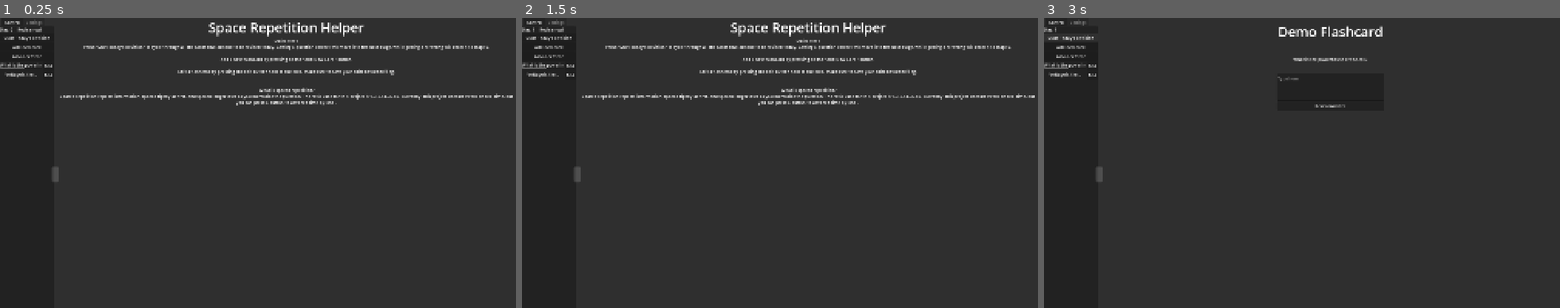
Above: before the commit, frames 1-3 (left to right).
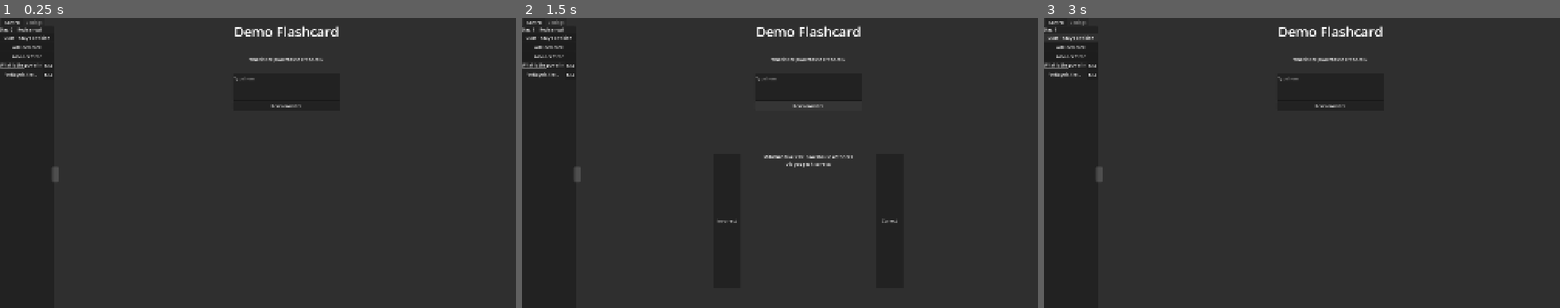
Above: after the commit, the same moments.

Repository: viywolf/Spaced-Repetition-Helper
Game: Godot game, scene res://scenes/main_screen.tscn
Two runs of this game, one before a commit and one after it. Both use one fixed random seed, a clock stepped at 60 frames per second and the inputs below.
Inputs (mouse positions are in pixels of both pictures, inside the frame that each line leads up to):
- Up to frame 1 (0.25 s): no input
- Up to frame 2 (1.5 s): click "Advance Time" at 0.5 s; click (810, 105) at 1.25 s, where only the run after the commit has a clickable "Reveal Answer"
- Up to frame 3 (3 s): click (1250, 221) at 2 s, where only the run after the commit has a clickable "Incorrect"; click "Start Today's Revision" at 2.75 s

The runs differ from the first frame. In frame 1, 3.2% of the frame differs, in the area x 11-100%, y 1-31%; in frame 2, 3.5%, in the area x 11-100%, y 1-71%; in frame 3, nothing differs.

Commit message:
Minor afjustments

Diff:
--- a/scenes/main_screen.tscn
+++ b/scenes/main_screen.tscn
@@ -77,9 +77,7 @@
 text = "Revision stats"
 
 [node name="FlashcardManager" type="VBoxContainer" parent="MainSection" unique_id=1561580294]
-visible = false
-layout_mode = 2
-size_flags_horizontal = 3
+layout_mode = 2
 script = ExtResource("1_7fvvs")
 
 [node name="TitleText" type="RichTextLabel" parent="MainSection/FlashcardManager" unique_id=1162614359]
@@ -117,7 +115,6 @@
 
 [node name="SubmitButton" type="HBoxContainer" parent="MainSection/FlashcardManager" unique_id=219678823]
 layout_mode = 2
-size_flags_horizontal = 3
 
 [node name="Spacer" type="Control" parent="MainSection/FlashcardManager/SubmitButton" unique_id=182325722]
 layout_mode = 2
@@ -149,11 +146,26 @@
 layout_mode = 2
 text = "Incorrect"
 
-[node name="AnswerText" type="RichTextLabel" parent="MainSection/FlashcardManager/ArrowContainer" unique_id=680768261]
+[node name="VBoxContainer" type="VBoxContainer" parent="MainSection/FlashcardManager/ArrowContainer" unique_id=741209343]
+layout_mode = 2
+size_flags_horizontal = 3
+
+[node name="AnswerText" type="RichTextLabel" parent="MainSection/FlashcardManager/ArrowContainer/VBoxContainer" unique_id=680768261]
 unique_name_in_owner = true
+custom_minimum_size = Vector2(50, 0)
+clip_contents = false
 layout_mode = 2
 size_flags_horizontal = 3
 text = "Blah blah anwer here"
+fit_content = true
+horizontal_alignment = 1
+
+[node name="CorrectOrNotLabel" type="Label" parent="MainSection/FlashcardManager/ArrowContainer/VBoxContainer" unique_id=913832022]
+custom_minimum_size = Vector2(100, 0)
+layout_mode = 2
+text = "Did you get it correct?"
+horizontal_alignment = 1
+autowrap_mode = 3
 
 [node name="CorrectButton" type="Button" parent="MainSection/FlashcardManager/ArrowContainer" unique_id=1246226754]
 custom_minimum_size = Vector2(100, 0)
@@ -408,6 +420,7 @@
 size_flags_horizontal = 3
 
 [node name="WelcomeScreen" type="VBoxContainer" parent="MainSection" unique_id=980328601]
+visible = false
 layout_mode = 2
 
 [node name="TitleLabel" type="RichTextLabel" parent="MainSection/WelcomeScreen" unique_id=76399282]
@@ -443,6 +456,7 @@
 [connection signal="pressed" from="MainSection/FlashcardManager/SubmitButton/RevealButton" to="MainSection/FlashcardManager" method="_on_reveal_button_pressed"]
 [connection signal="pressed" from="MainSection/FlashcardManager/ArrowContainer/IncorrectButton" to="MainSection/FlashcardManager" method="_on_incorrect_button_pressed"]
 [connection signal="pressed" from="MainSection/FlashcardManager/ArrowContainer/CorrectButton" to="MainSection/FlashcardManager" method="_on_correct_button_pressed"]
+[connection signal="flashcard_updated" from="MainSection/CardEditor" to="MainSection" method="_on_card_editor_flashcard_updated"]
 [connection signal="pressed" from="MainSection/CardEditor/CardEditHBoxContainer/VBoxContainer/HBoxContainer/SaveButtonQuestion" to="MainSection/CardEditor" method="_on_save_button_question_pressed"]
 [connection signal="pressed" from="MainSection/CardEditor/CardEditHBoxContainer/VBoxContainer/HBoxContainer2/SaveButtonAnswer" to="MainSection/CardEditor" method="_on_save_button_answer_pressed"]
 [connection signal="pressed" from="MainSection/CardEditor/CardEditHBoxContainer/VBoxContainer/HBoxContainer3/SaveButtonStage" to="MainSection/CardEditor" method="_on_save_button_stage_pressed"]
--- a/scripts/card_editor.gd
+++ b/scripts/card_editor.gd
@@ -1,4 +1,6 @@
 extends VBoxContainer
+
+signal flashcard_updated
 
 @export var current_flashcard_id: int
 var is_flashcard_new: bool = false
@@ -20,10 +22,12 @@
 
 func _on_save_button_question_pressed() -> void:
 	currrent_flashcard[Flashcards.QUESTION] = $CardEditHBoxContainer/VBoxContainer/QuestionTextEdit.text
+	flashcard_updated.emit()
 
 
 func _on_save_button_answer_pressed() -> void:
 	currrent_flashcard[Flashcards.ANSWER] = $CardEditHBoxContainer/VBoxContainer/AnswerTextEdit.text
+	flashcard_updated.emit()
 
 
 func _on_save_button_stage_pressed() -> void:
--- a/scripts/flashcard_manager.gd
+++ b/scripts/flashcard_manager.gd
@@ -25,6 +25,7 @@
 	# No flashcard
 	if question_index == -1:
 		%AnswerText.visible_characters = 0
+		$ArrowContainer/VBoxContainer/CorrectOrNotLabel.visible_characters = 0
 		%TitleText.text = current_flashcard_set
 		%QuestionText.text = "All flashcards complete!"
 		%AnswerText.text = "You have completed all flashcards"
@@ -32,6 +33,7 @@
 	current_flashcard = Flashcards.flashcards[current_flashcard_set][question_index]
 
 	%AnswerText.visible_characters = 0
+	$ArrowContainer/VBoxContainer/CorrectOrNotLabel.visible_characters = 0
 	$TextInputContainer/TextEdit.text = ""
 	%TitleText.text = current_flashcard_set
 	%QuestionText.text = current_flashcard[Flashcards.QUESTION]
@@ -40,6 +42,7 @@
 func _on_reveal_button_pressed() -> void:
 	%AnswerText.visible_characters = -1
 	if cur_question_index != -1:
+		$ArrowContainer/VBoxContainer/CorrectOrNotLabel.visible_characters = -1
 		$ArrowContainer/IncorrectButton.show()
 		$ArrowContainer/CorrectButton.show()
 
--- a/scripts/main_section.gd
+++ b/scripts/main_section.gd
@@ -43,6 +43,7 @@
 
 func _on_new_card_editor_new_flashcard_made() -> void:
 	$Management/Control/ScrollContainer/Selector.add_flashcards()
+	update_need_to_revise_label()
 
 
 func _on_add_new_card_button_pressed() -> void:
@@ -52,6 +53,14 @@
 func _on_advance_time_button_pressed() -> void:
 	Settings.cur_time += 1
 	Flashcards.advance_time()
+	update_need_to_revise_label()
+
+
+func _on_card_editor_flashcard_updated() -> void:
+	$Management/Control/ScrollContainer/Selector.add_flashcards()
+
+
+func update_need_to_revise_label() -> void:
 	$Management/Control/Label.text = "Day: " + str(int(Settings.cur_time))
 	if Flashcards.does_flashcard_need_revision():
 		$Management/Control/Label.text = $Management/Control/Label.text + " | Revise now!"
